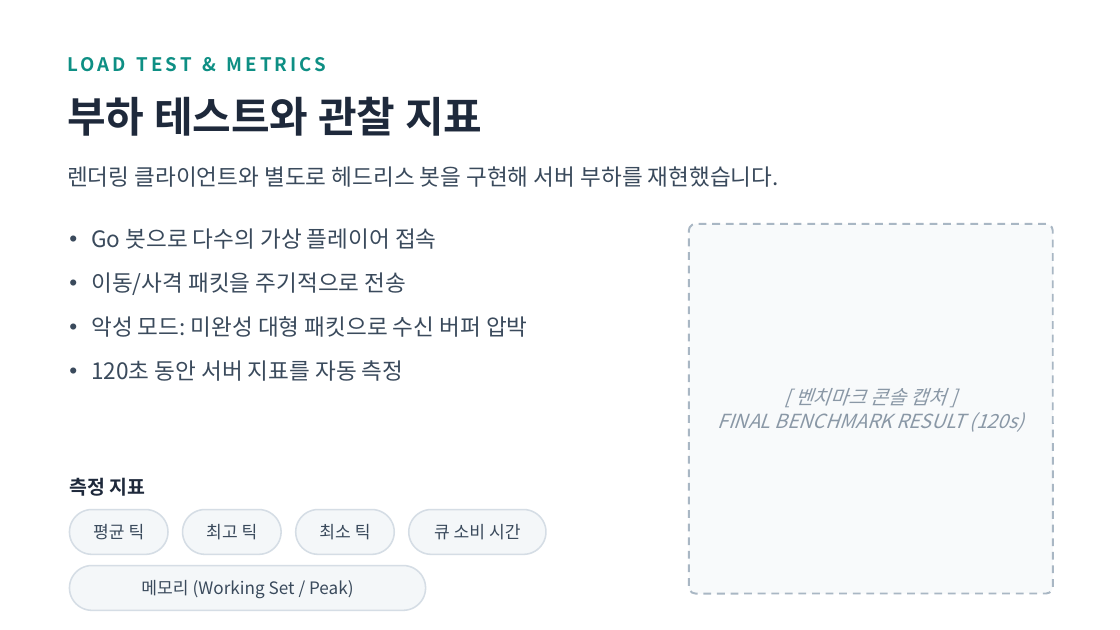
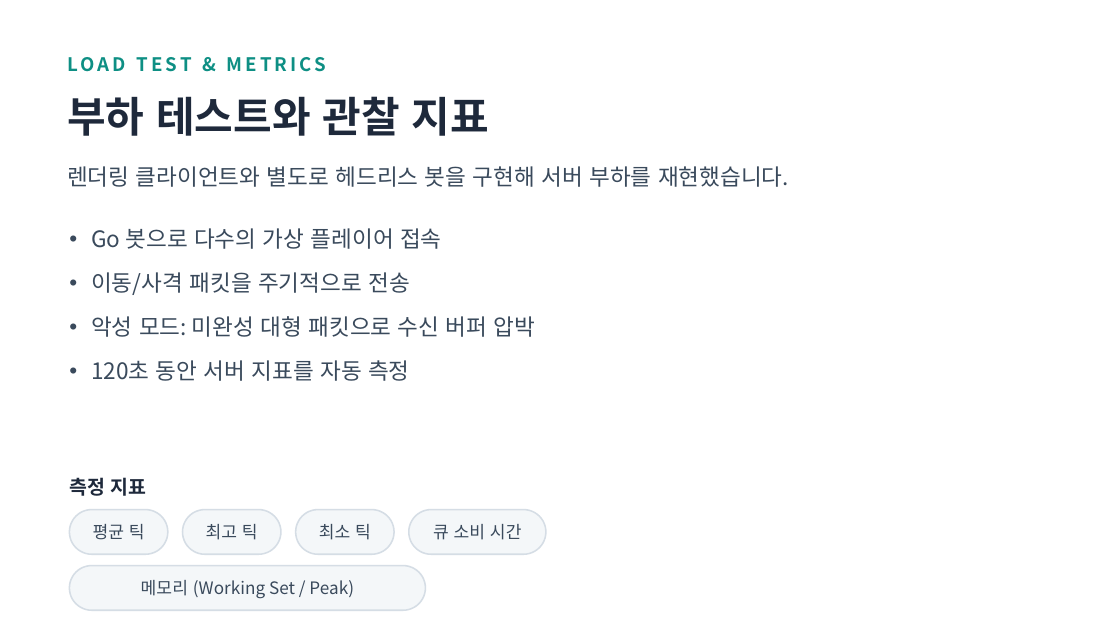
Before and after one commit to shin1244/cppServer, a slide deck: slide 13 of portfolio/portfolio.pptx (slide 12 before the commit). Drawn at 1120x630 pixels with LibreOffice and Linux fonts; fonts in the diff are those of the drawing. Boxes give left, top, right and bottom in pixels: in the first picture for what was removed or moved away, otherwise in the second. Text is boxed around its words. In the diff, an @@ line names an element or a change of style, - is before the commit and + after.

```diff
--- a/portfolio/portfolio.pptx
+++ b/portfolio/portfolio.pptx
@@ 3 texts: place and size @@
-3 texts at [67, 96, 779, 381]
+3 texts at [67, 96, 789, 381]
@@ rounded rectangle removed at [689, 224, 1053, 594] @@
@@ text removed at [718, 388, 1024, 432] @@
-[ 벤치마크 콘솔 캡처 ]
-FINAL BENCHMARK RESULT (120s)
```
Also in this commit, not shown: 7 other slides changed, 1 slide added.
